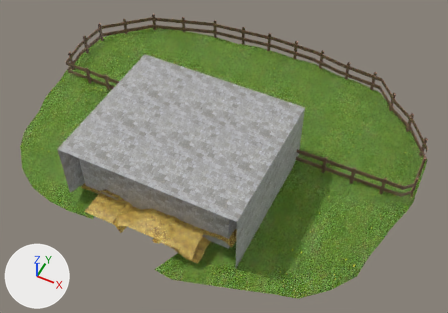
One commit to the Blender file Models/main.blend: the scene before it, then after it.
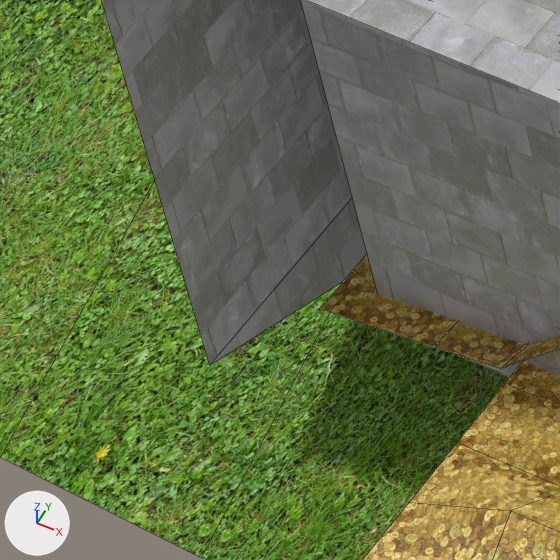
Each version appears first whole from a 50 mm lens placed at (14.28, -22.43, 31.58), pointed at (1.41, 3.31, -0.59), and next in a close-up on the part from 11% to 23% of the width and 51% to 68% of the height. Lighting does not change. The marker at lower left points along +X, +Y and +Z. The close-ups show mesh edges as thin lines.

Names of what the first close-up shows: 'Outside', 'Plane', 'TreasurePlane'.
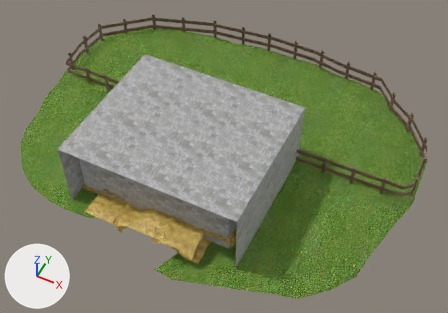
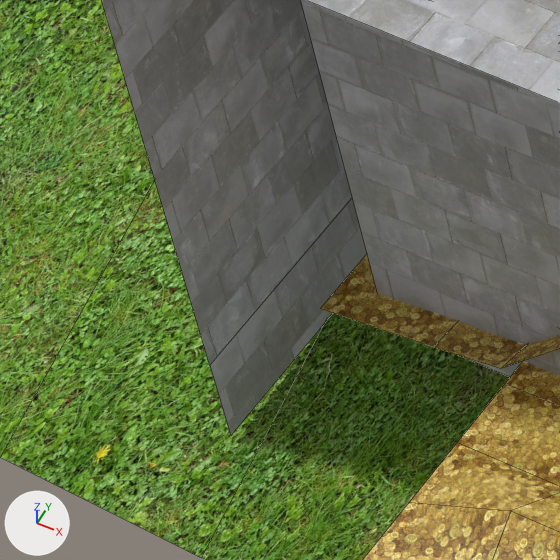
Pixel boxes (x1, y1, x2, y2) of what changed, in the close-ups (560 x 560 px; the box of a moved part takes in the faces that stretch with it):
'Plane', reshaped
    before: (102, 0, 560, 377)
    after: (102, 0, 560, 435)
part 1 of me_plane, moved or reshaped
    before: (211, 198, 367, 364)
    after: (210, 198, 367, 435)

Diff of the bpy script that builds the scene:
```diff
--- a/Models/main.blend.py
+++ b/Models/main.blend.py
@@ me_plane @@
 me_plane.from_pydata(...)  # 40 vertices, 30 faces; spans x -1.17..1.15, y -3.31..0.86, z -0.14..0.81
 # used by ob_plane; location = (0.068, -0.013, -0.013); rotation_euler = (0.0, 0.0, 3.142), in degrees (0, 0, 180); scale = (5.14, 5.14, 5.14)
-me_plane.vertices[34].co = (1.15, 0.55, -0.14)
+# me_plane part 1
+me_plane.vertices[34].co = (1.15, 0.86, -0.14)  # pixel (230, 435)
 me_plane.materials.append(mat_floor)
```
